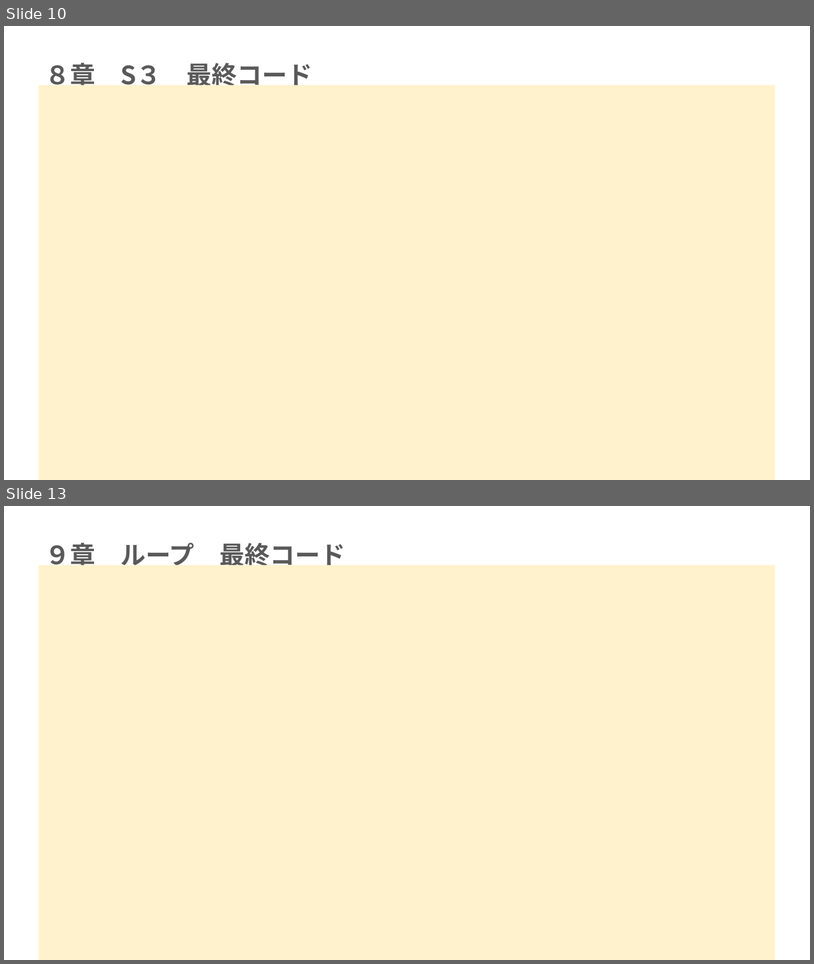
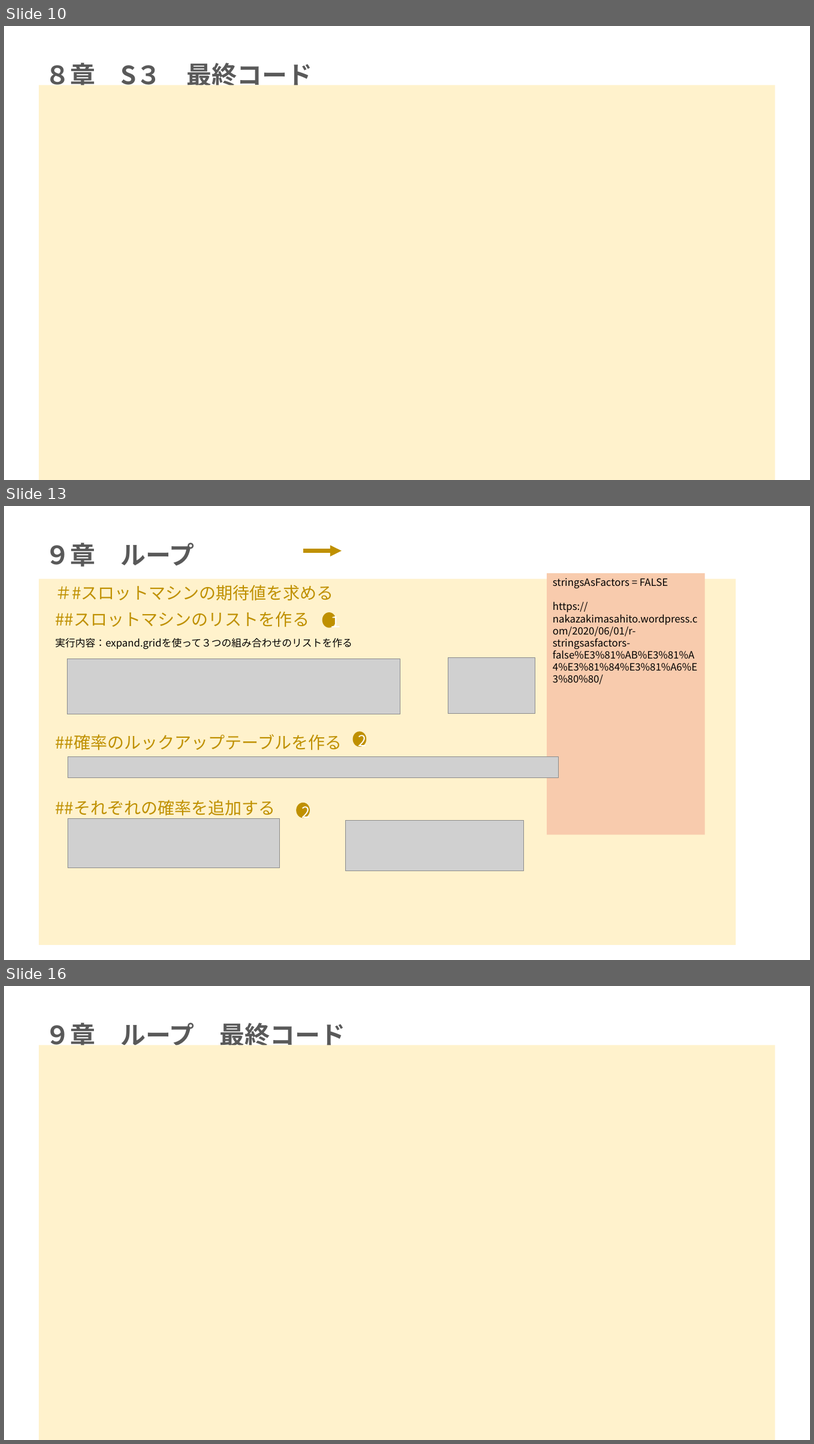
Before and after one commit to mei-517/r-practice-part3, a slide deck: 永井芽衣_Rpart3.pptx. Shown one above the other, each under a label of ours: slides 10 and 13 before the commit, slides 10, 13 and 16 after it; the slides between them are not shown. The pictures are 814x964 and 814x1444 pixels, drawn with LibreOffice and Linux fonts; fonts in the diff are those of the drawing; grey boxes stand for pictures. Boxes give left, top, right and bottom in pixels: in the first picture for what was removed or moved away, otherwise in the second. Text is boxed around its words. In the diff, an @@ line names an element or a change of style, - is before the commit and + after.

```diff
--- a/永井芽衣_Rpart3.pptx
+++ b/永井芽衣_Rpart3.pptx
@@ slide 13 added at (x1=4, y1=506, x2=810, y2=960), background #FFFFFF @@
@@ title added at (x1=45, y1=543, x2=194, y2=567), 30 pt, text #595959, bold @@
+９章 ループ
@@ arrow added from (303, 551) to (342, 551), #BF9000 4.5 pt @@
@@ rectangle added at (x1=547, y1=573, x2=706, y2=834), fill #F8CBAD, 12 pt, text #000000 @@
+stringsAsFactors = FALSE
+https://nakazakimasahito.wordpress.com/2020/06/01/r-stringsasfactors-false%E3%81%AB%E3%81%A4%E3%81%84%E3%81%A6%E3%80%80/
@@ rectangle added at (x1=39, y1=579, x2=737, y2=945), fill #FFF2CC @@
@@ subtitle added at (x1=55, y1=585, x2=353, y2=819), 20 pt, text #BF9000 @@
+＃#スロットマシンの期待値を求める
+##スロットマシンのリストを作る
+実行内容：expand.gridを使って３つの組み合わせのリストを作る
+##確率のルックアップテーブルを作る
+##それぞれの確率を追加する
@@ ellipse added at (x1=322, y1=612, x2=336, y2=628), fill #BF9000, 18 pt, text #FFFFFF @@
+１
@@ picture added at (x1=67, y1=658, x2=400, y2=714) @@
@@ picture added at (x1=449, y1=658, x2=536, y2=714) @@
@@ ellipse added at (x1=353, y1=731, x2=367, y2=746), fill #BF9000, 18 pt, text #FFFFFF @@
+2
@@ picture added at (x1=68, y1=757, x2=560, y2=778) @@
@@ ellipse added at (x1=296, y1=802, x2=310, y2=817), fill #BF9000, 18 pt, text #FFFFFF @@
+2
@@ picture added at (x1=68, y1=819, x2=280, y2=868) @@
@@ picture added at (x1=346, y1=820, x2=524, y2=871) @@
@@ what was slide 13 is now slide 16 @@
```
Also in this commit, not shown: 4 slides changed, 3 other slides added, 1 slide removed, 1 other file.
